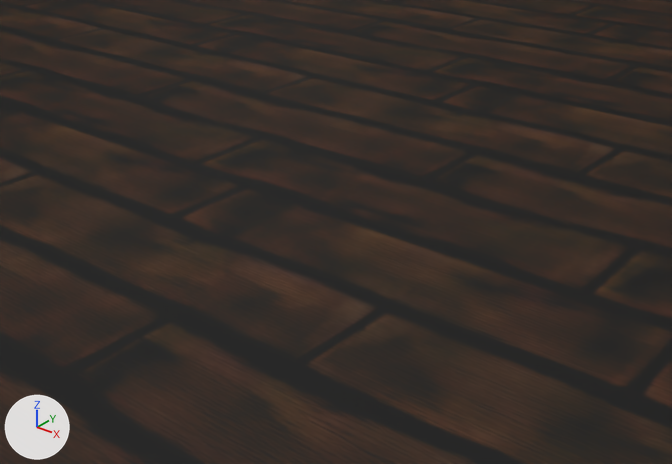
One commit to the Blender file FPS Dummy 64/Assets/Models/Bar/Bar.blend: the scene before it, then after it.
One viewpoint serves both versions: a 50 mm camera at (2.01, -2.49, 2.33) aimed at (-0.03, 0.05, 0.75). Every picture has the same lights, and +X, +Y and +Z are marked at lower left.

Objects in the first picture: 'Floor'.
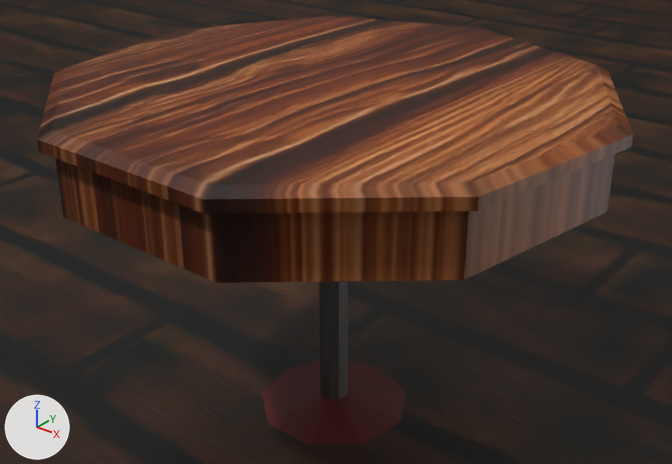
Where the change shows, as pixel boxes [x1, y1, x2, y2] in the pictures (672 x 464 px):
'Circle', added (brown): after [37, 16, 633, 445]
    faces in mat_material_001 (picture img_e_0hkfs4spur6fl6nkzqma_webp): [37, 16, 633, 283]
    faces in mat_material_002 (dark red #601d1e): [262, 361, 405, 445]
    faces in mat_darkwood (grey #757575): [319, 281, 348, 400]

The edits, one by one:
Picture 'E-0HkfS4SPuR6FL6NkzQmA.webp' (img_e_0hkfs4spur6fl6nkzqma_webp) is new.
Material 'Material.001' (mat_material_001) is new.
Its texture is img_e_0hkfs4spur6fl6nkzqma_webp.
Material 'Material.002' (mat_material_002) is new.
Its base color is (0.116, 0.0125, 0.0132) (dark red #601d1e).
Material 'DarkWood' (mat_darkwood) is new.
Its base color is (0.179, 0.179, 0.179) (grey #757575).
Its metallic is 1.0.
Mesh me_circle is new.
It has 81 vertices, 74 faces and spans x -1.03..1.03, y -0.98..1.05, z -1.08..0.29.
Faces by material slot: [56, 9, 9].
It uses material mat_material_001 (picture img_e_0hkfs4spur6fl6nkzqma_webp).
It uses material mat_darkwood (grey #757575).
It uses material mat_material_002 (dark red #601d1e).
Object 'Circle' (ob_circle) is new; it shows me_circle.
Its location is (0.0, 0.0, 1.081).
